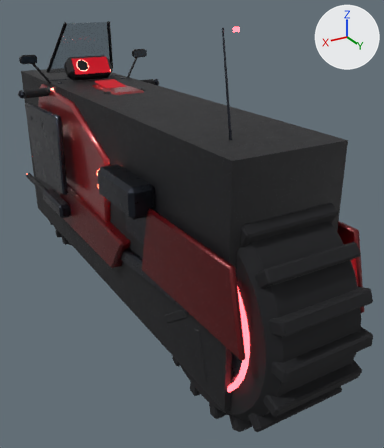
The glTF model assets/models/vehicles/CRB1_batcycle_battle.glb, before and after one commit.
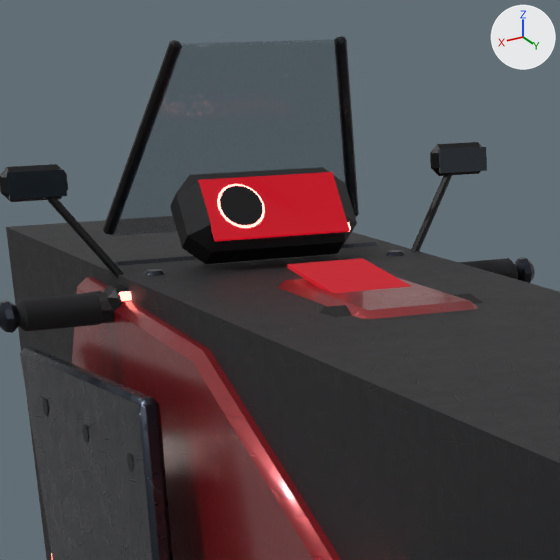
The first picture shows the older version from a 50 mm lens placed at (1.18, 2.56, 1.57), pointed at (-0.22, 0.23, 0.41). The close-ups show the older and then the newer version on the part from 5% to 43% of the width and 3% to 35% of the height of that picture. Only the edits that show in the close-ups are written down. Every picture has the same lights, and +X, +Y and +Z are marked at upper right. Where no turn or scale is listed for an object, it has been applied to the vertices. Vertices at exactly the same position are counted once.

Names of what the first close-up shows: 'B1_body_COL', 'B1_fairing1', 'B1_fairing_armor1', 'B1_tank', 'IN_B1_binnacle', 'IN_B1_grip1', 'IN_B1_mirror_glass1', 'IN_B1_rev_face', 'IN_B1_screen_rail-1', 'IN_B1_screen_rail1', 'IN_B1_tank_nav', 'IN_B1_tft' and 19 more.
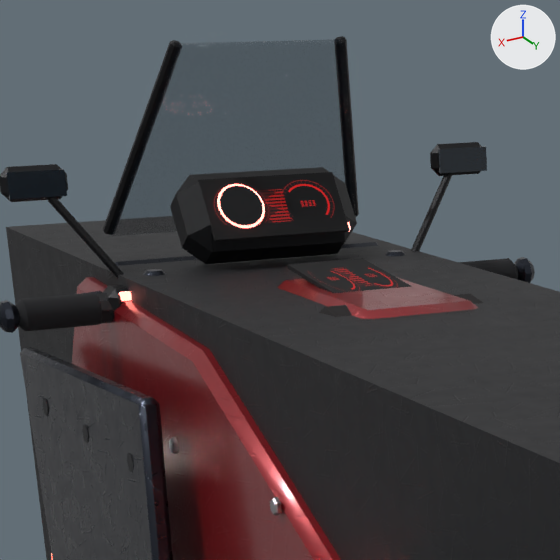
Where the change shows, as pixel boxes [x1, y1, x2, y2] in the close-ups (560 x 560 px):
'IN_B1_tft', surface changed (darker): [198, 172, 349, 242] in both
'IN_B1_tank_nav', surface changed (darker): [287, 258, 411, 293] in both
'B1_fairbolt12', added: after [270, 497, 282, 516]
'B1_fairbolt11', added: after [169, 437, 179, 454]

The change, as a list of edits to the scene's bpy script:
```text
Add img_ui_cluster:
    img_ui_cluster = load_image('ui_cluster', '_unpacked/ui_cluster', 1024, 512, 'sRGB')
Change mat_cockpit_screen:
    where n0 = _N.new('ShaderNodeBsdfPrincipled'); n0.name = 'Principled BSDF'
    remove n0.inputs[27].default_value = (0.5, 0.0, 0.01, 1.0)  # 'Emission Color', red #bc0019
    n0.inputs[28].default_value: 1.0 -> 0.5  # 'Emission Strength'
    add n3 = _N.new('ShaderNodeTexImage'); n3.name = 'Image Texture'
    add n3.image = img_ui_cluster
    remove n3 = _N.new('ShaderNodeTexImage'); n3.name = 'Image Texture'
    remove n3.image = img_glass
    add n4 = _N.new('ShaderNodeTexImage'); n4.name = 'Image Texture.001'
    add n4.image = img_glass
    where n2 = _N.new('ShaderNodeMix'); n2.name = 'Mix'
    remove _L.new(n3.outputs[0], n2.inputs[6])  # 'Color' to 'A'
    add _L.new(n3.outputs[0], n0.inputs[27])  # 'Color' to 'Emission Color'
    add _L.new(n4.outputs[0], n2.inputs[6])  # 'Color' to 'A'
Add mat_alloy:
    mat_alloy = principled_material('Alloy')
    mat_alloy.base_color = (0.5, 0.5, 0.52)  # light grey #bcbcbf
    mat_alloy.metallic = 1.0
    mat_alloy.roughness = 0.28
Change me_in_b1_tft:
    where me_in_b1_tft.from_pydata(...)  # 8 vertices, 12 faces; spans x -0.11..0.11, y -0.03..0.03, z -0.043..0.043
    used by ob_in_b1_tft; location = (0.0, -0.575, 1.188)
    me_in_b1_tft part 1: texture (UV) coordinates of 12 of 12 faces, centred in x -0.11..0.11, y -0.029..0.029, z -0.042..0.042, changed; they spanned u -0.22..0.22, v -0.1..0.1 and now span u 0.0..1.0, v 0.0..1.0
Add me_b1_fairbolt12:
    me_b1_fairbolt12.from_pydata(...)  # 19 vertices, 34 faces; spans x 0.278..0.286, y 0.0896..0.1104, z 0.888..0.912
    me_b1_fairbolt12.materials.append(mat_alloy)  # light grey #bcbcbf
Add me_b1_fairbolt11:
    me_b1_fairbolt11.from_pydata(...)  # 19 vertices, 34 faces; spans x 0.278..0.286, y -0.3104..-0.2896, z 0.888..0.912
    me_b1_fairbolt11.materials.append(mat_alloy)  # light grey #bcbcbf
Add ob_b1_fairbolt12:
    ob_b1_fairbolt12 = bpy.data.objects.new('B1_fairbolt12', me_b1_fairbolt12)
    ob_b1_fairbolt12.location = (0.0, 0.0, 0.0)
Add ob_b1_fairbolt11:
    ob_b1_fairbolt11 = bpy.data.objects.new('B1_fairbolt11', me_b1_fairbolt11)
    ob_b1_fairbolt11.location = (0.0, 0.0, 0.0)
```
